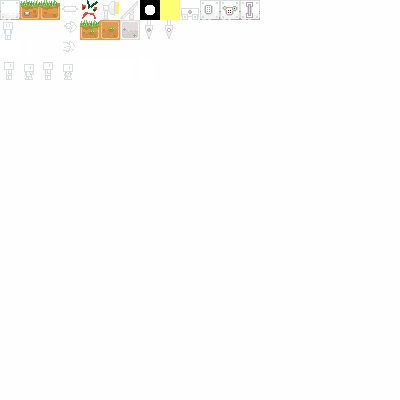
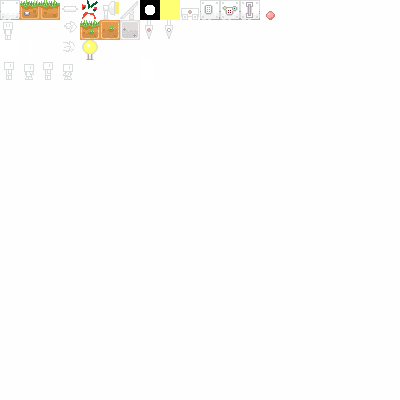
The second (400, 400) image is a revision of the first. Changes to its layers:
added layer "Layer 1" above "Background" over box(266, 11, 275, 20)
added layer "Background" over box(63, 11, 275, 76)
